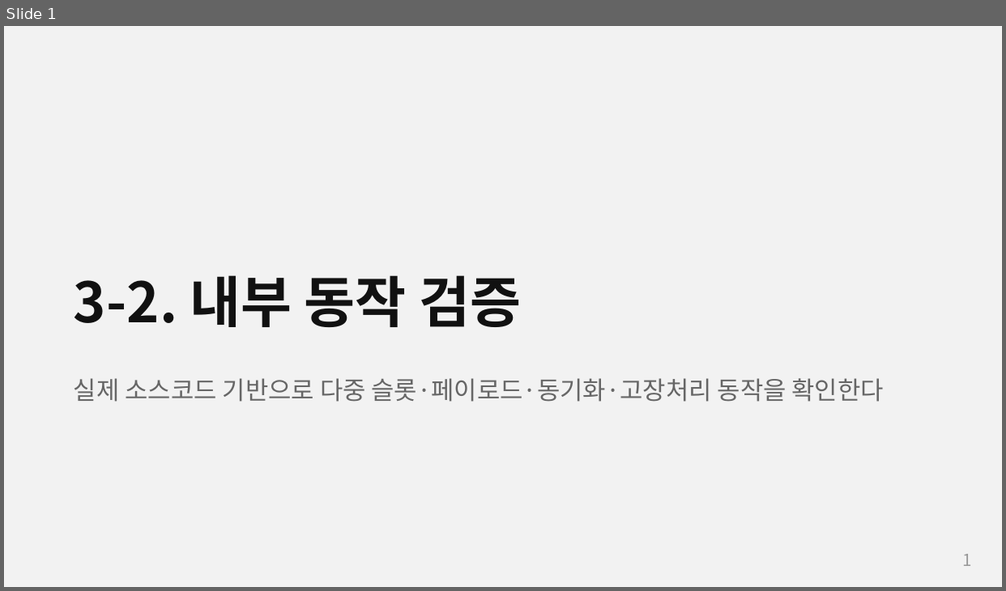
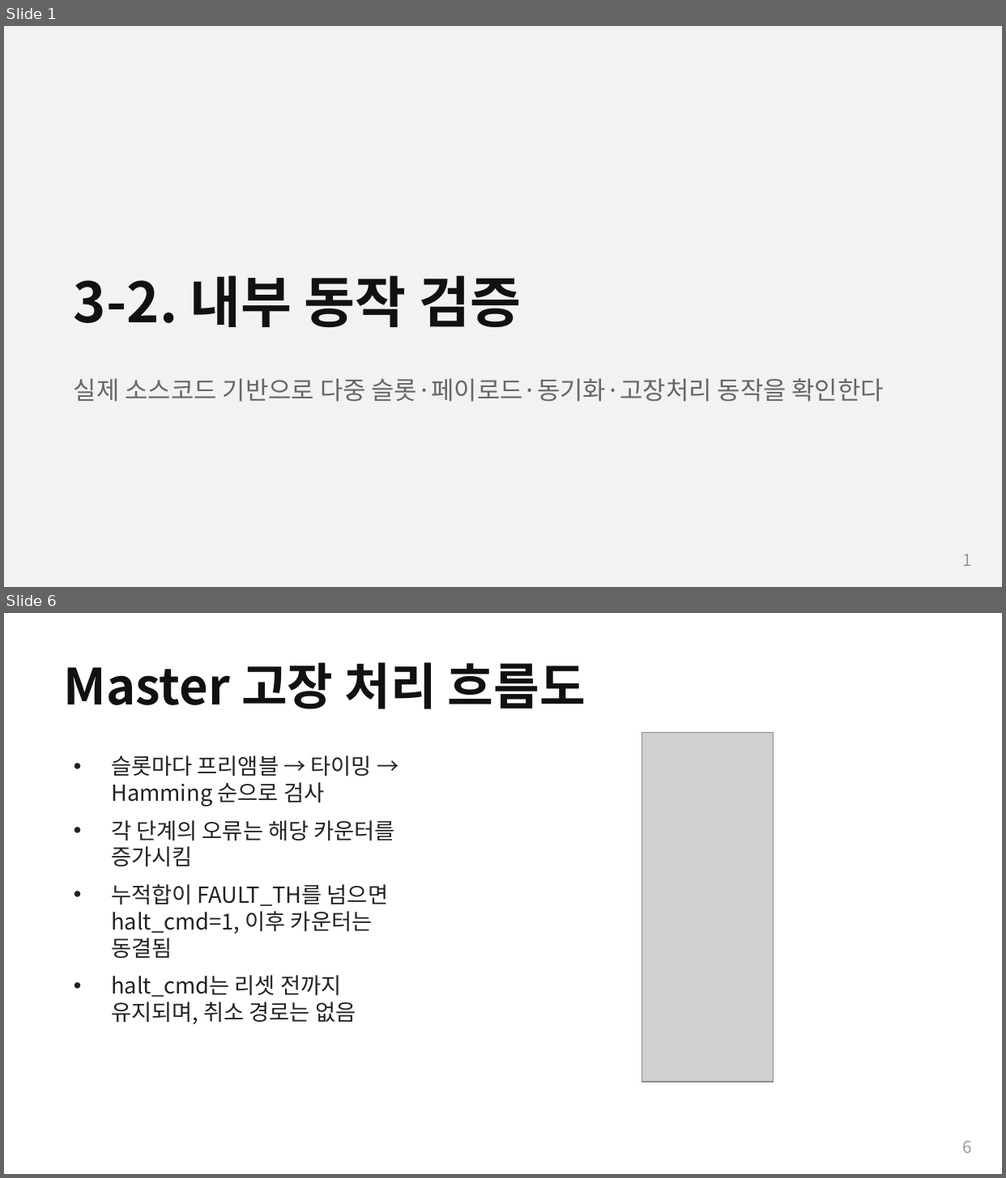
Before and after one commit to Woodong02/SoC_Design_and_Programming, a slide deck: section3_part2_internals.pptx. Shown one above the other, each under a label of ours: slide 1 before the commit, slides 1 and 6 after it; the slides between them are not shown. The pictures are 1006x591 and 1006x1178 pixels, drawn with LibreOffice and Linux fonts; fonts in the diff are those of the drawing; grey boxes stand for pictures. Boxes give left, top, right and bottom in pixels: in the first picture for what was removed or moved away, otherwise in the second. Text is boxed around its words. In the diff, an @@ line names an element or a change of style, - is before the commit and + after.

```diff
--- a/section3_part2_internals.pptx
+++ b/section3_part2_internals.pptx
@@ slide 6 added at <box>4,613,1002,1174</box>, background #FFFFFF @@
@@ text added at <box>64,662,586,709</box>, 36 pt, text #111111, bold @@
+Master 고장 처리 흐름도
@@ picture added at <box>641,733,774,1082</box> @@
@@ text added at <box>111,756,396,1024</box>, 16 pt, text #222222 @@
+• 슬롯마다 프리앰블 → 타이밍 → Hamming 순으로 검사
+• 각 단계의 오류는 해당 카운터를 증가시킴
+• 누적합이 FAULT_TH를 넘으면 halt_cmd=1, 이후 카운터는 동결됨
+• halt_cmd는 리셋 전까지 유지되며, 취소 경로는 없음
@@ text added at <box>963,1141,972,1153</box>, 12 pt, text #999999 @@
+6
```
Also in this commit, not shown: 5 slides changed, 1 other slide added, 4 slides removed, 5 other files.
